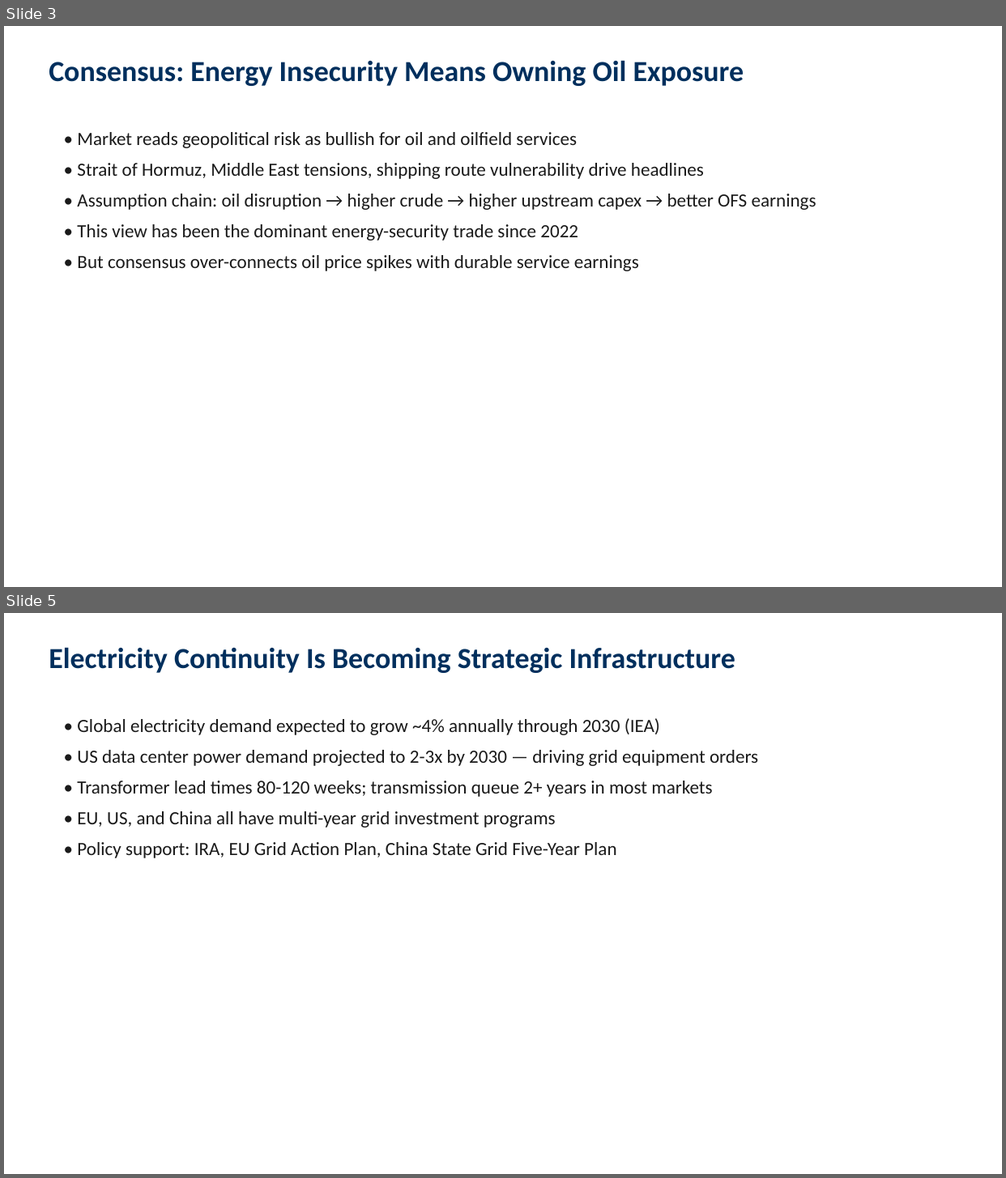
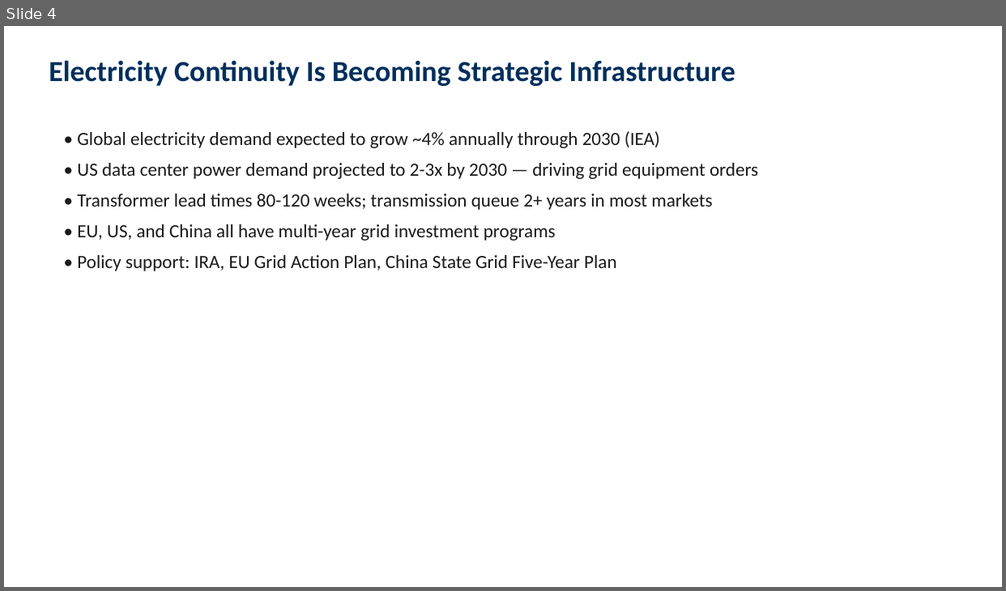
Before and after one commit to skumyol/ubs, a slide deck: deck/UBS_Pitch_Deck_AUTO.pptx. Shown one above the other, each under a label of ours: slides 3 and 5 before the commit, slide 4 after it; the slides between them are not shown. The pictures are 1006x1178 and 1006x591 pixels, drawn with LibreOffice and Linux fonts; fonts in the diff are those of the drawing. Boxes give left, top, right and bottom in pixels: in the first picture for what was removed or moved away, otherwise in the second. Text is boxed around its words. In the diff, an @@ line names an element or a change of style, - is before the commit and + after.

```diff
--- a/deck/UBS_Pitch_Deck_AUTO.pptx
+++ b/deck/UBS_Pitch_Deck_AUTO.pptx
@@ slide 3 removed at bbox=[4, 26, 1002, 587], background #FFFFFF @@
@@ text removed at bbox=[49, 60, 744, 86] @@
-Consensus: Energy Insecurity Means Owning Oil Exposure
@@ text removed at bbox=[77, 132, 816, 271] @@
-• Market reads geopolitical risk as bullish for oil and oilfield services
-• Strait of Hormuz, Middle East tensions, shipping route vulnerability drive headlines
-• Assumption chain: oil disruption → higher crude → higher upstream capex → better OFS earnings
-• This view has been the dominant energy-security trade since 2022
-• But consensus over-connects oil price spikes with durable service earnings
@@ what was slide 5 is now slide 4 @@
```
Also in this commit, not shown: 13 slides changed, 2 slides added, 6 other slides removed, 33 other files.
